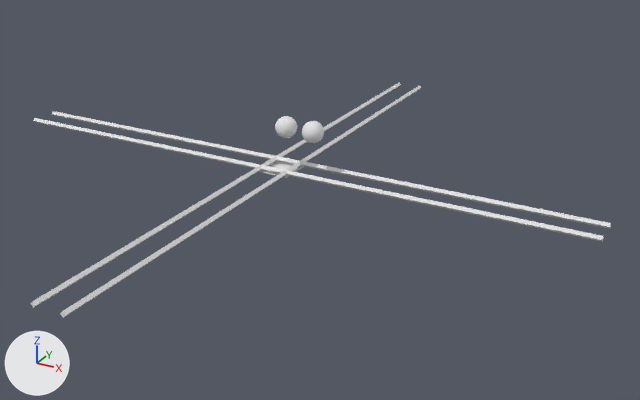
What one commit did to the Blender file meshes/meshes.blend.
Camera for both pictures: a 50 mm lens placed at (12.14, -19.8, 8.7), pointed at (1.27, -0.03, -1.18). Every picture has the same lights, and +X, +Y and +Z are marked at lower left.

Names of what the first picture shows: 'Cursor', 'blackpiece', 'whitepiece'.
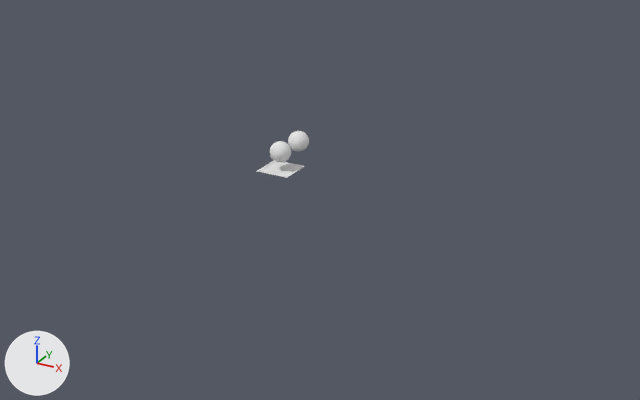
Location of each change, [x1, y1, x2, y2] in pixels of the pictures (640 x 400 px):
'Cursor', deleted
    before: [30, 83, 611, 318]
'blackpiece', moved
    before: [302, 121, 324, 143]
    after: [270, 141, 291, 163]
'whitepiece', moved
    before: [275, 116, 297, 138]
    after: [288, 131, 309, 152]

The edits, one by one:
Object 'whitepiece' (ob_whitepiece) moves from (0.26, -0.1, 0.8) to (0.0, 1.0, 0.0).
Object 'blackpiece' (ob_blackpiece) moves from (1.1, -0.1, 0.8) to (0.0, 0.0, 0.0).
Object 'Cursor' (ob_cursor) is deleted.
